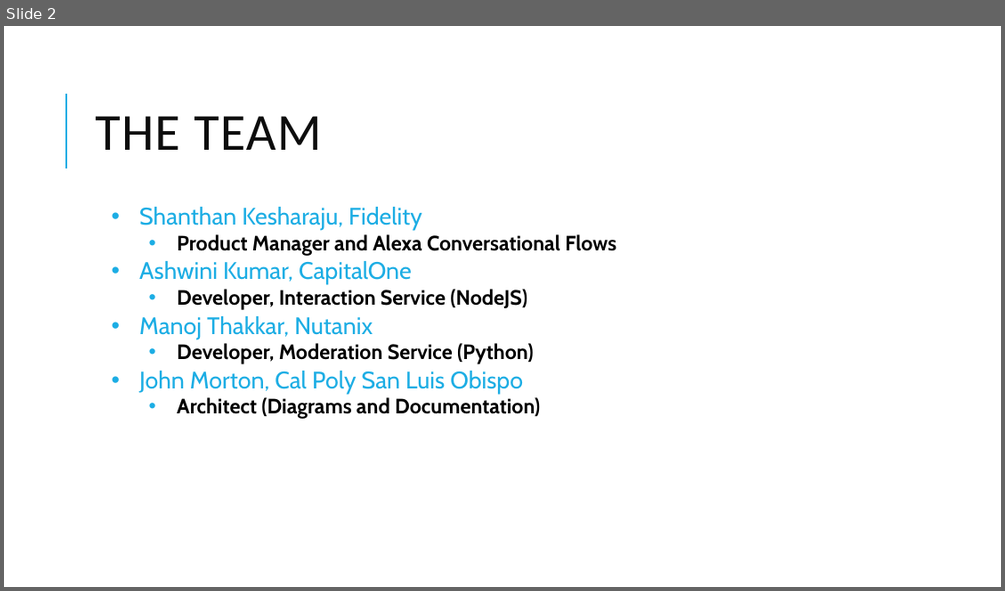
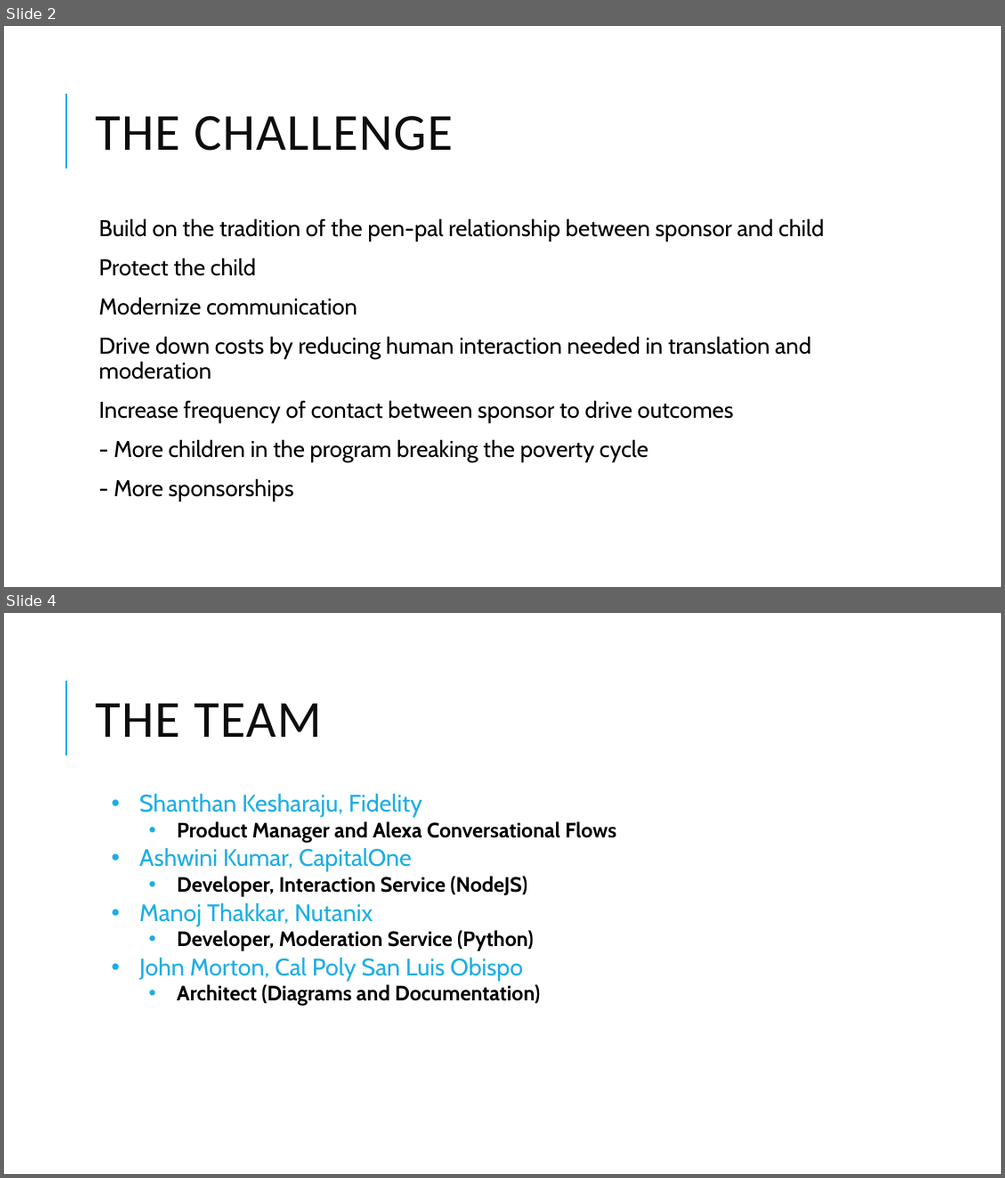
Before and after one commit to ashwiniverma/NonProfitCompassion, a slide deck: presentation.pptx. Shown one above the other, each under a label of ours: slide 2 before the commit, slides 2 and 4 after it; the slides between them are not shown. The pictures are 1005x591 and 1005x1178 pixels, drawn with LibreOffice and Linux fonts; fonts in the diff are those of the drawing. Boxes give left, top, right and bottom in pixels: in the first picture for what was removed or moved away, otherwise in the second. Text is boxed around its words. In the diff, an @@ line names an element or a change of style, - is before the commit and + after.

```diff
--- a/presentation.pptx
+++ b/presentation.pptx
@@ slide 2 added at <box>4,26,1001,587</box>, background #FFFFFF; not listed: 1 template element that a slide beside it also shows @@
@@ title added at <box>95,116,453,151</box>, 50 pt, text #0D0D0D @@
+THE CHALLENGE
@@ text added at <box>99,218,824,501</box>, 22 pt, text #000000 @@
+  Build on the tradition of the pen-pal relationship between sponsor and child
+  Protect the child
+  Modernize communication
+  Drive down costs by reducing human interaction needed in translation and moderation
+  Increase frequency of contact between sponsor to drive outcomes
+  - More children in the program breaking the poverty cycle
+  - More sponsorships
@@ what was slide 2 is now slide 4 @@
```
Also in this commit, not shown: 1 other slide added, 1 other file.
